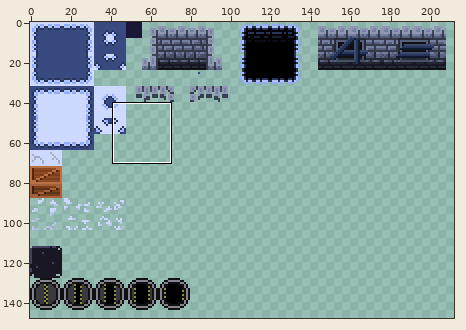
Sprite sheet -- FredflixAndChell/FredFlixAndChell.CrossPlatform/Content/maps/snow_tileset.png. Above, an overview of the earlier version with the close-up marked.
Close-up. Old version:
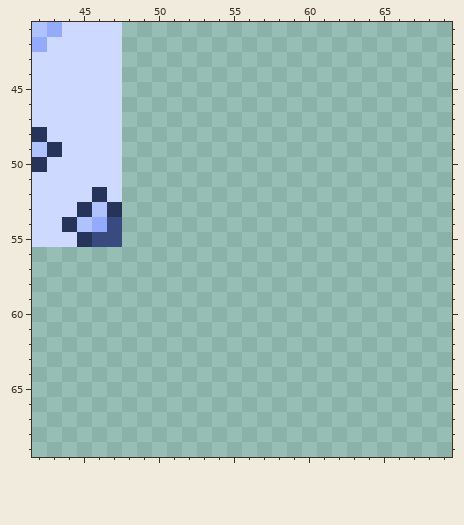
The file is 256x256 pixels. Colours within 5 levels of each other are drawn and written as one. Shown: x 42..69, y 41..69. The wide view leaves out empty margins.
The result:
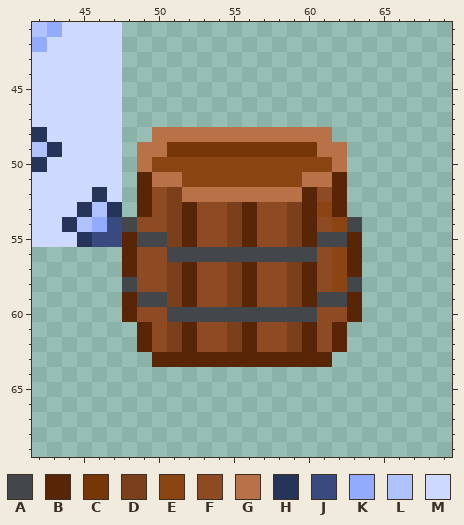
Palette (. is transparent): A #43464b  B #582606  C #773608  D #7b3f1c  E #8b4513  F #8d4a23  G #b97147  H #273459  J #384a80  K #92abfc  L #afc2fd  M #cdd9fe
Edits made:
@@ x 42..69 @@
 47 MMMMMM......................
-48 HMMMMM......................
-49 LHMMMM......................
-50 HMMMMM......................
-51 MMMMMM......................
-52 MMMMHM......................
-53 MMMHLH......................
-54 MMHLKJ......................
-55 MMMHJJ......................
-56 ............................
-57 ............................
-58 ............................
-59 ............................
-60 ............................
-61 ............................
-62 ............................
-63 ............................
+48 HMMMMM..GGGGGGGGGGGG........
+49 LHMMMM.GGCCCCCCCCCCGG.......
+50 HMMMMM.GEEEEEEEEEEEEG.......
+51 MMMMMM.BGGEEEEEEEEGGB.......
+52 MMMMHM.BFDGGGGGGGGBFB.......
+53 MMMHLH.BFDBFFDBFFDBEB.......
+54 MMHLKJAFFDBFFDBFFDBFEA......
+55 MMMHJJBAADBFFDBFFDBAAB......
+56 ......BFFAAAAAAAAAAFEB......
+57 ......BFFDBFFDBFFDBFEB......
+58 ......AFFDBFFDBFFDBFEA......
+59 ......BAADBFFDBFFDBAAB......
+60 ......BFFAAAAAAAAAAFFB......
+61 .......BFDBFFDBFFDBFB.......
+62 .......BFDBFFDBFFDBFB.......
+63 ........BBBBBBBBBBBB........
 64 ............................
Pixel boxes of the changes (left, top, right, bottom) in both close-ups:
added: (122, 127, 362, 367)
